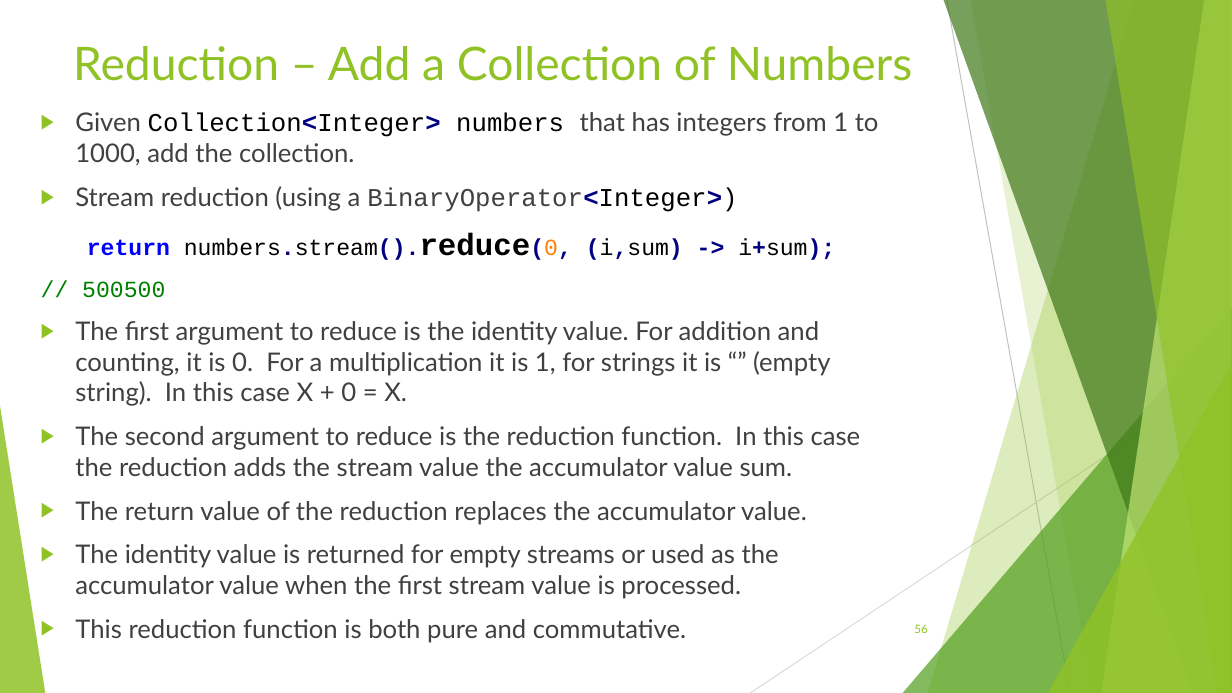
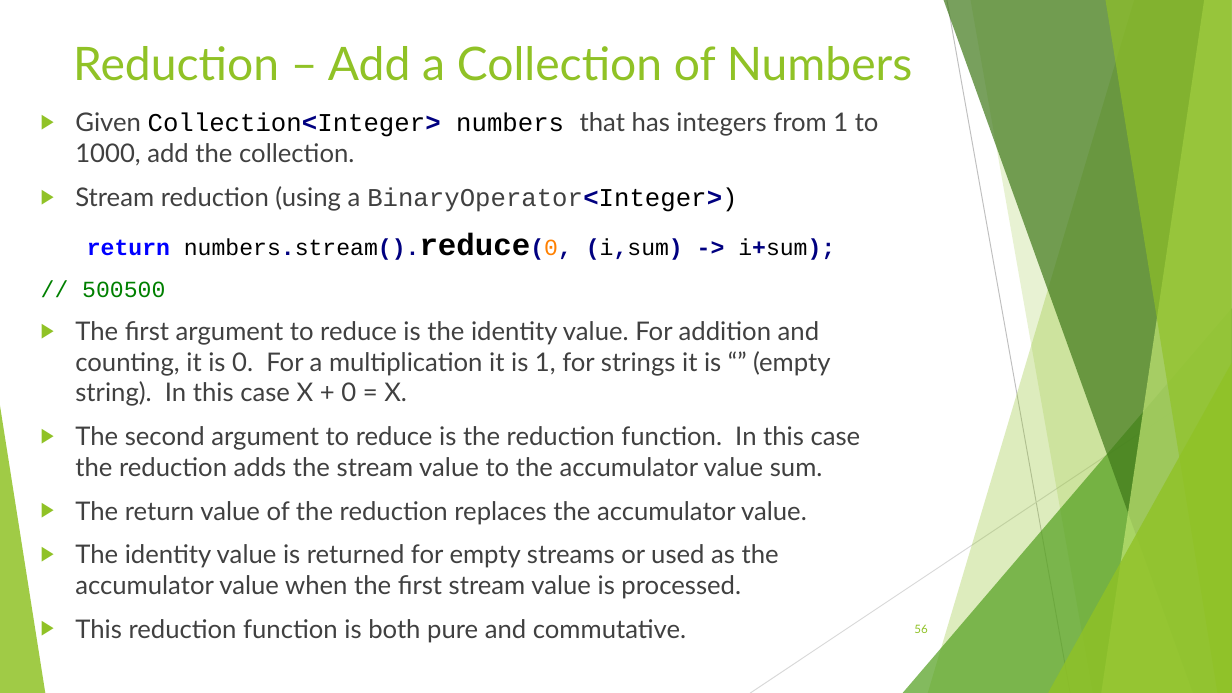
Before and after one commit to RichardRoda/2017-CodePaLOUsa-Lambda, a slide deck: slide 56 of Learning to Love the Lambda in the Stream.pptx. Drawn at 1232x693 pixels with LibreOffice and Linux fonts; fonts in the diff are those of the drawing. Boxes give left, top, right and bottom in pixels: in the first picture for what was removed or moved away, otherwise in the second. Text is boxed around its words. In the diff, an @@ line names an element or a change of style, - is before the commit and + after.

```diff
--- a/Learning to Love the Lambda in the Stream.pptx
+++ b/Learning to Love the Lambda in the Stream.pptx
@@ text at box(75, 426, 861, 476): text changed @@
-▶ The second argument to reduce is the reduction function. In this case the reduction adds the stream value the accumulator value sum.
+▶ The second argument to reduce is the reduction function. In this case the reduction adds the stream value to the accumulator value sum.
```
Also in this commit, not shown: 1 other slide changed, 1 other file.
